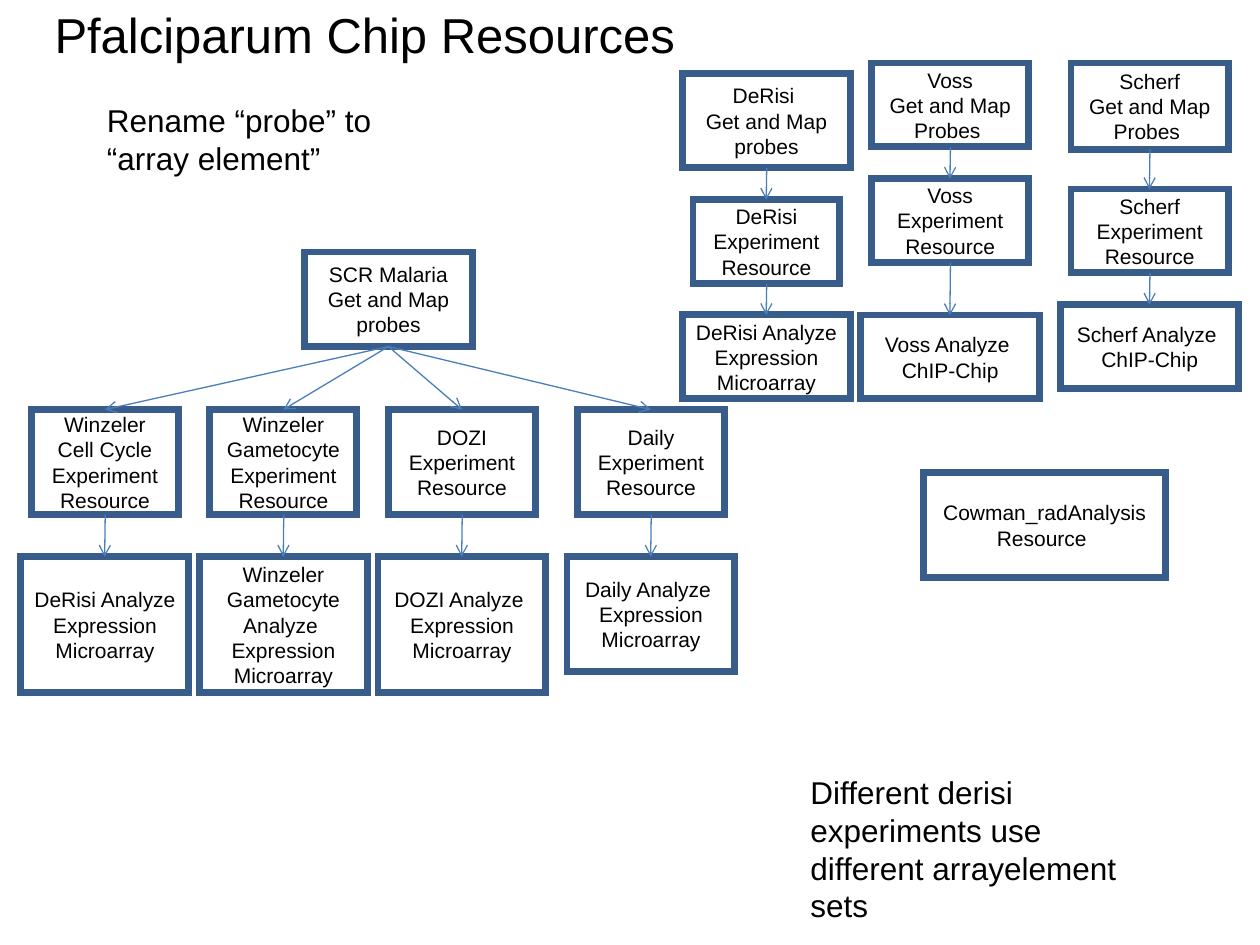
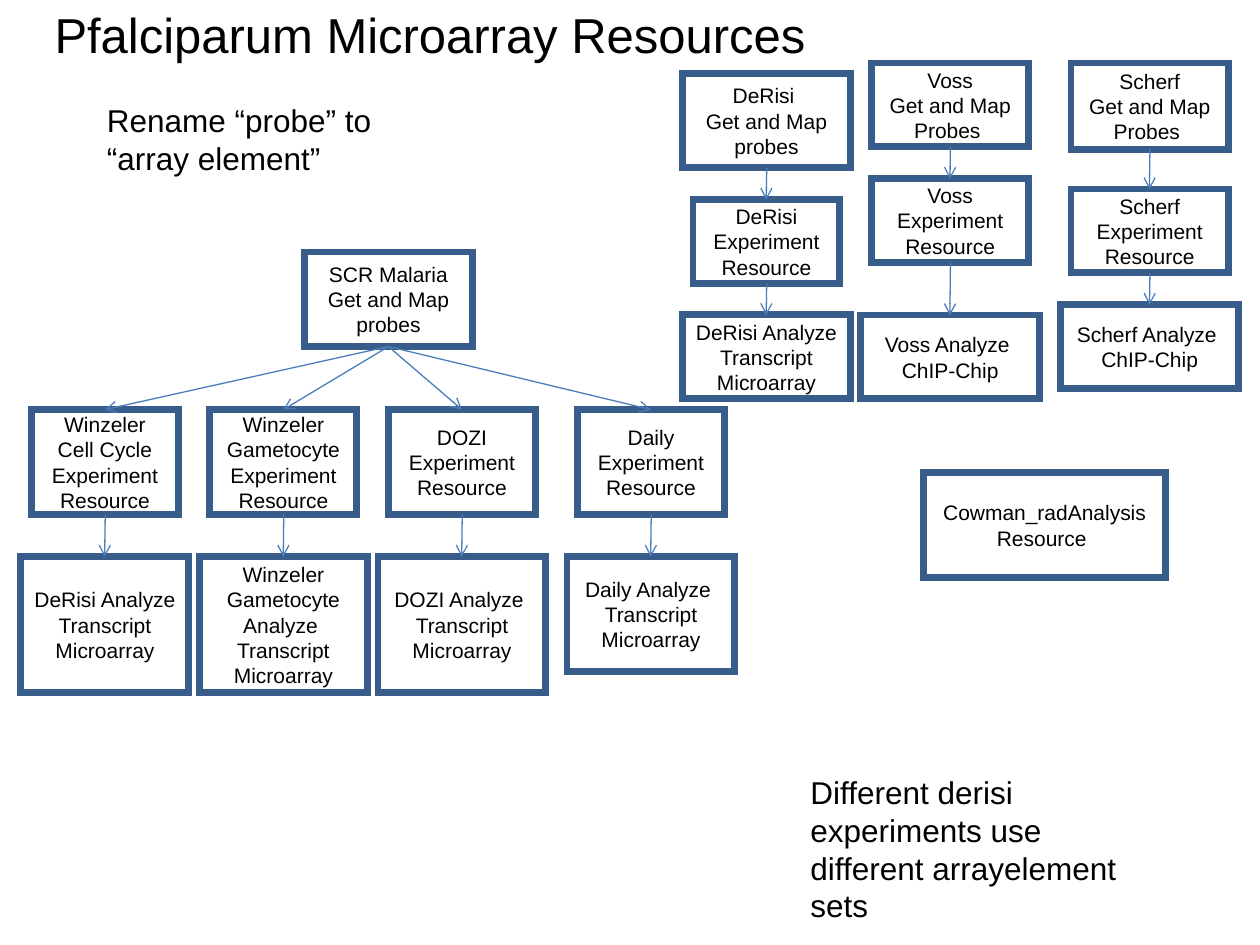
Before and after one commit to VEuPathDB/ApiCommonWorkflow, a slide deck: slide 17 of Main/doc/IntegratedWorkflow.ppt (slide 35 before the commit). Drawn at 1260x945 pixels with LibreOffice and Linux fonts; fonts in the diff are those of the drawing. Boxes give left, top, right and bottom in pixels: in the first picture for what was removed or moved away, otherwise in the second. Text is boxed around its words. In the diff, an @@ line names an element or a change of style, - is before the commit and + after.

```diff
--- a/Main/doc/IntegratedWorkflow.ppt
+++ b/Main/doc/IntegratedWorkflow.ppt
@@ title at (55, 17, 805, 63): text changed @@
-Pfalciparum Chip Resources
+Pfalciparum Microarray Resources
@@ text in rectangle at (717, 349, 816, 394): text changed @@
-Expression Microarray
+Transcript Microarray
@@ text in rectangle at (55, 617, 154, 662): text changed @@
-Expression Microarray
+Transcript Microarray
@@ text in rectangle at (412, 617, 511, 662): text changed @@
-Expression Microarray
+Transcript Microarray
@@ text in rectangle at (601, 606, 700, 652): text changed @@
-Expression Microarray
+Transcript Microarray
@@ text in rectangle at (234, 642, 333, 687): text changed @@
-Expression Microarray
+Transcript Microarray
```
Also in this commit, not shown: 7 other slides changed, 1 slide removed.
